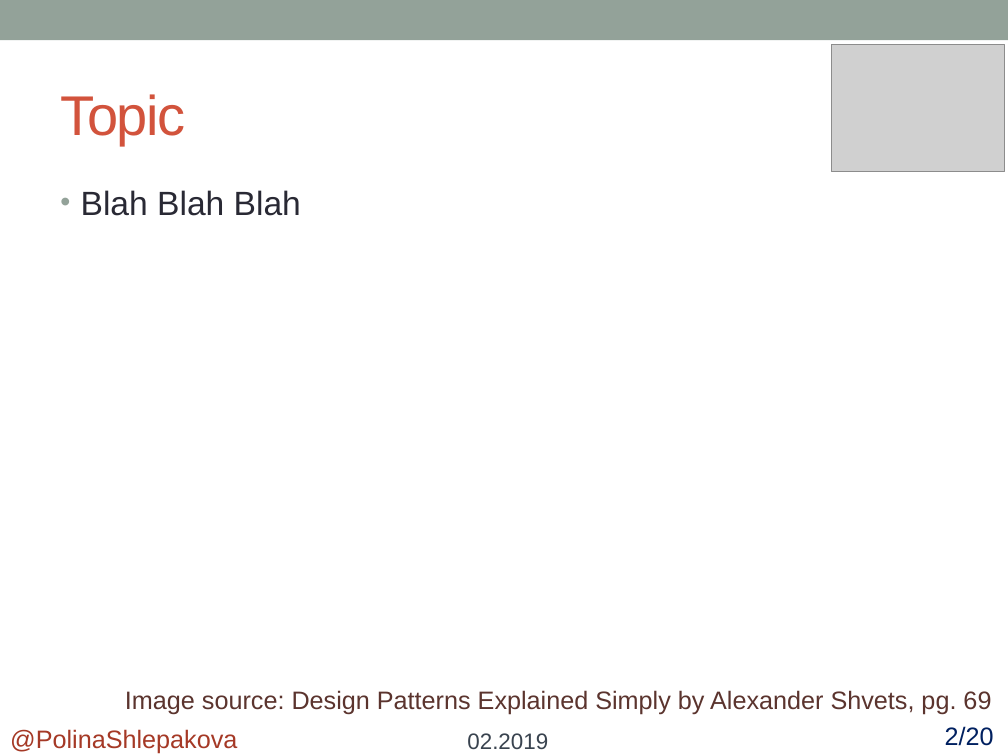
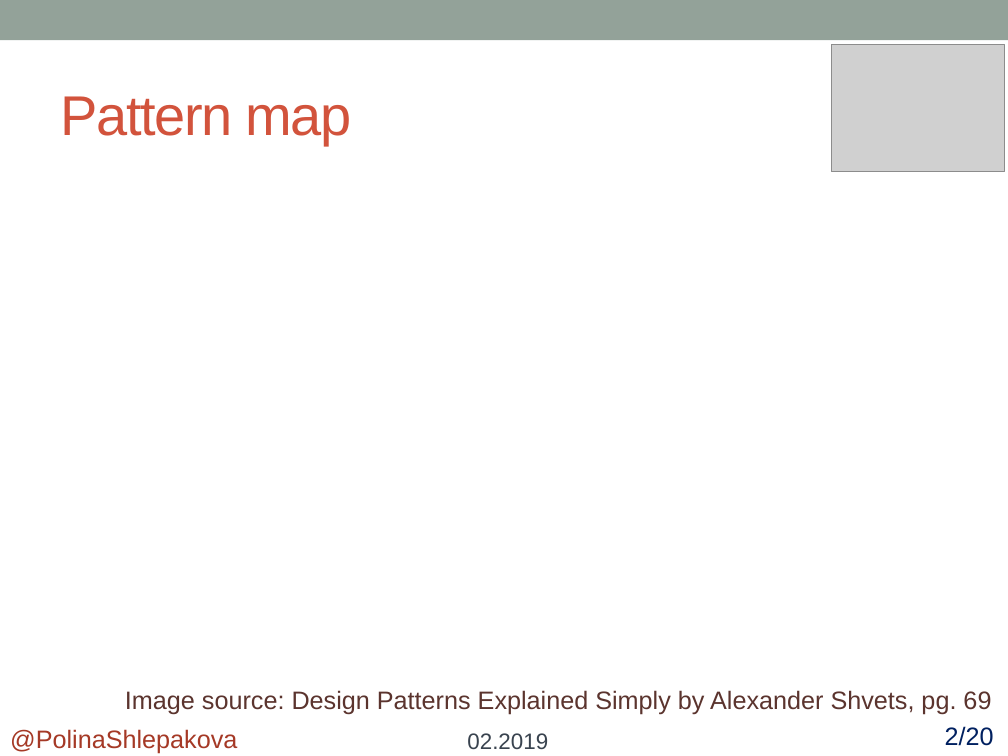
Before and after one commit to polykross/FactoryMethod-Facade, a slide deck: slide 5 of FactoryMethod/Presentation/FactoryMethod.pptx (slide 2 before the commit). Drawn at 1008x756 pixels with LibreOffice and Linux fonts; fonts in the diff are those of the drawing; grey boxes stand for pictures. Boxes give left, top, right and bottom in pixels: in the first picture for what was removed or moved away, otherwise in the second. Text is boxed around its words. In the diff, an @@ line names an element or a change of style, - is before the commit and + after.

```diff
--- a/FactoryMethod/Presentation/FactoryMethod.pptx
+++ b/FactoryMethod/Presentation/FactoryMethod.pptx
@@ title at bbox=[60, 96, 351, 145]: text changed @@
-Topic
+Pattern map
@@ text removed at bbox=[81, 190, 301, 216] @@
-• Blah Blah Blah
```
Also in this commit, not shown: 3 slides added, 4 other files.
